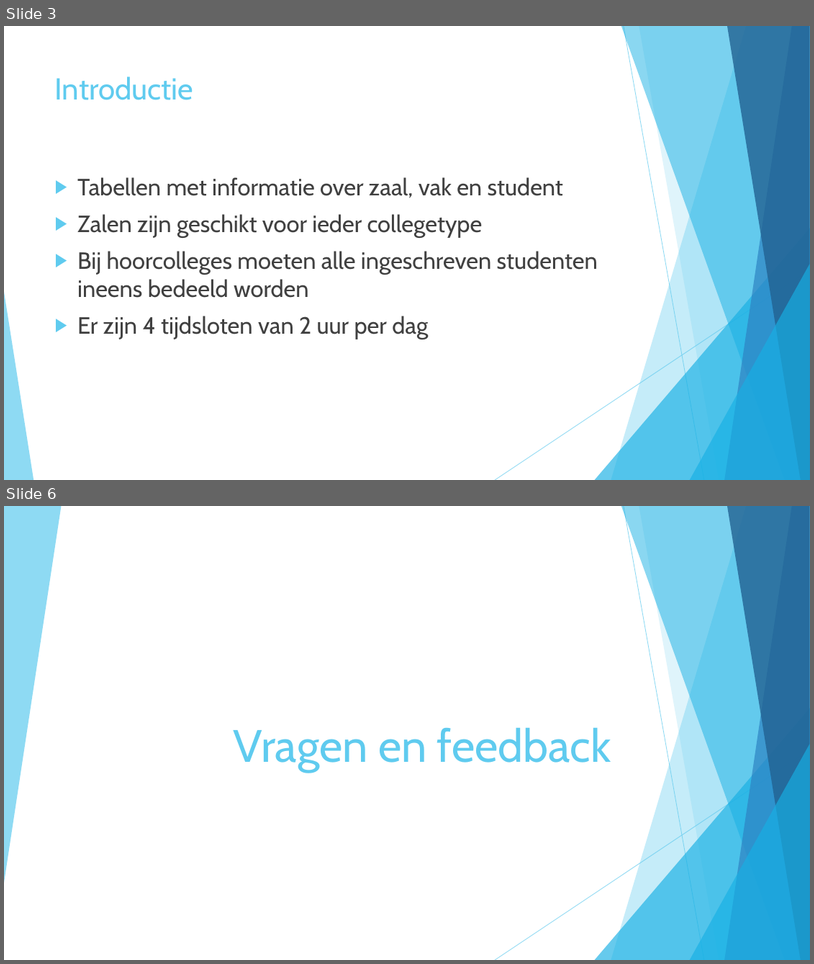
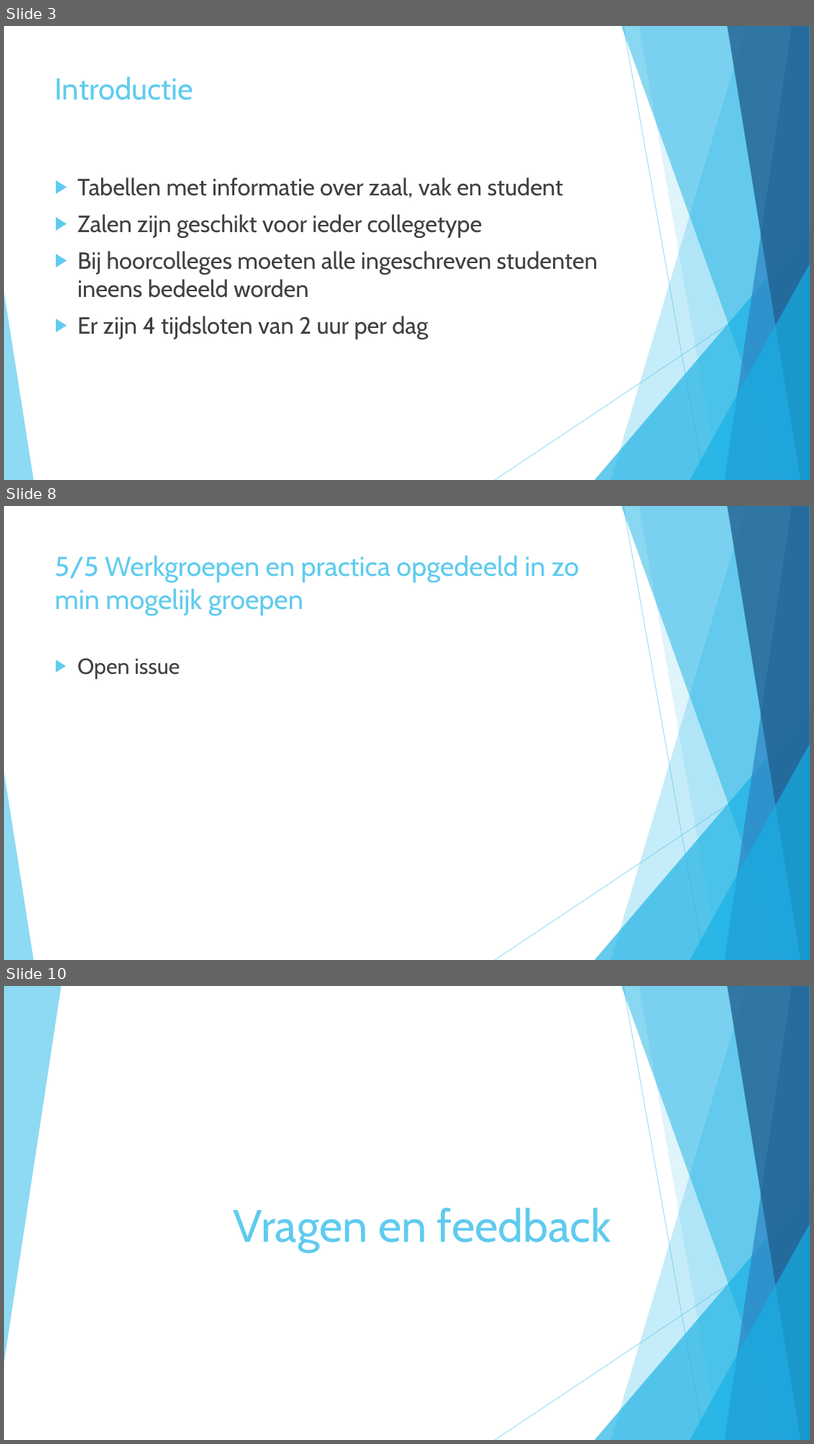
Before and after one commit to CarlijnQuik/Heuristics, a slide deck: Lectures & Lesroosters.pptx. Shown one above the other, each under a label of ours: slides 3 and 6 before the commit, slides 3, 8 and 10 after it; the slides between them are not shown. The pictures are 814x964 and 814x1444 pixels, drawn with LibreOffice and Linux fonts; fonts in the diff are those of the drawing. Boxes give left, top, right and bottom in pixels: in the first picture for what was removed or moved away, otherwise in the second. Text is boxed around its words. In the diff, an @@ line names an element or a change of style, - is before the commit and + after.

```diff
--- a/Lectures & Lesroosters.pptx
+++ b/Lectures & Lesroosters.pptx
@@ slide 8 added at [4, 506, 810, 960], background #FFFFFF; not listed: 10 template elements that a slide beside it also shows @@
@@ title added at [55, 555, 579, 615], 32.4 pt, text #5FCBEF @@
+5/5 Werkgroepen en practica opgedeeld in zo min mogelijk groepen
@@ text added at [77, 658, 180, 679], 26 pt, text #404040 @@
+▶ Open issue
@@ what was slide 6 is now slide 10 @@
```
Also in this commit, not shown: 4 slides changed, 3 other slides added.
